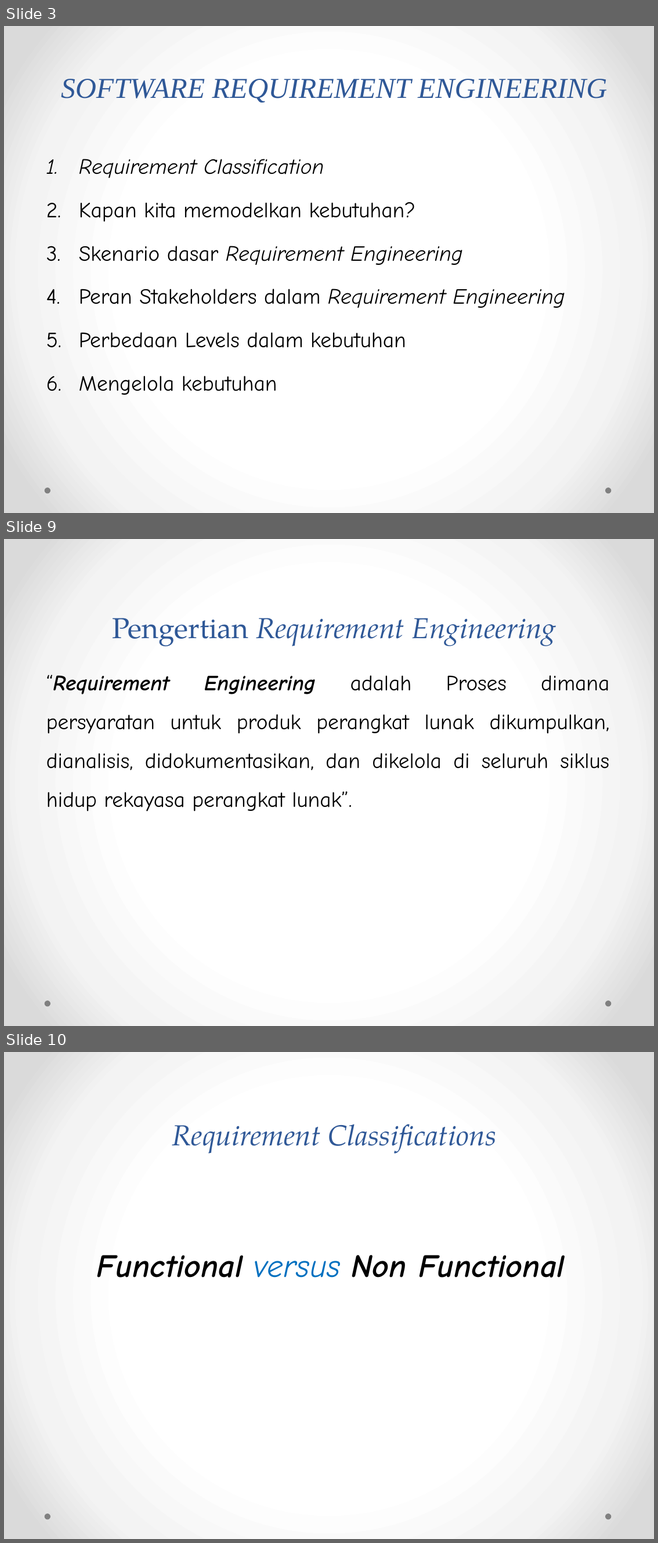
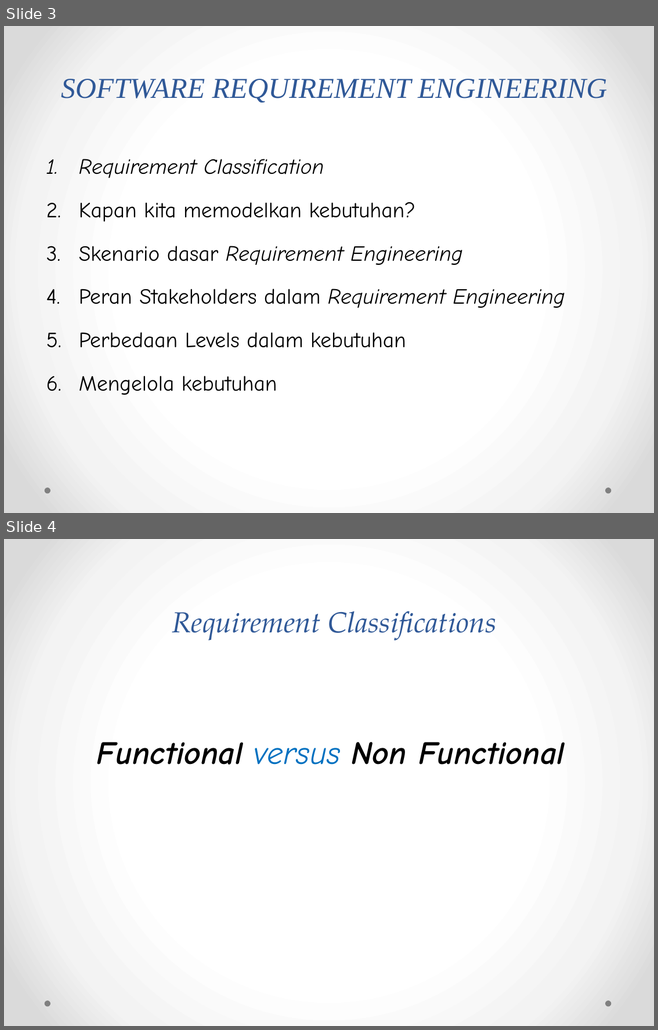
Before and after one commit to weztcy/Semester-6, a slide deck: Rekayasa Kebutuhan Perangkat Lunak - A11.4601/2. Requirements Classification - Software Requirement Engineering - Teknik Informatika S1.pptx. Shown one above the other, each under a label of ours: slides 3, 9 and 10 before the commit, slides 3 and 4 after it; the slides between them are not shown. The pictures are 658x1543 and 658x1030 pixels, drawn with LibreOffice and Linux fonts; fonts in the diff are those of the drawing. Boxes give left, top, right and bottom in pixels: in the first picture for what was removed or moved away, otherwise in the second. Text is boxed around its words. In the diff, an @@ line names an element or a change of style, - is before the commit and + after.

```diff
--- a/Rekayasa Kebutuhan Perangkat Lunak - A11.4601/2. Requirements Classification - Software Requirement Engineering - Teknik Informatika S1.pptx
+++ b/Rekayasa Kebutuhan Perangkat Lunak - A11.4601/2. Requirements Classification - Software Requirement Engineering - Teknik Informatika S1.pptx
@@ slide 9 removed at [4,539,654,1026], background gradient #FFFFFF to #F4F4F4 to #DADADA; not listed: 2 template elements that a slide beside it also shows @@
@@ title removed at [112,618,556,646] @@
-Pengertian Requirement Engineering
@@ text removed at [46,675,610,812] @@
-“Requirement Engineering adalah Proses dimana persyaratan untuk produk perangkat lunak dikumpulkan, dianalisis, didokumentasikan, dan dikelola di seluruh siklus hidup rekayasa perangkat lunak”.
@@ what was slide 10 is now slide 4 @@
```
Also in this commit, not shown: 1 slide changed, 8 slides added, 22 other slides removed, 17 other files.
